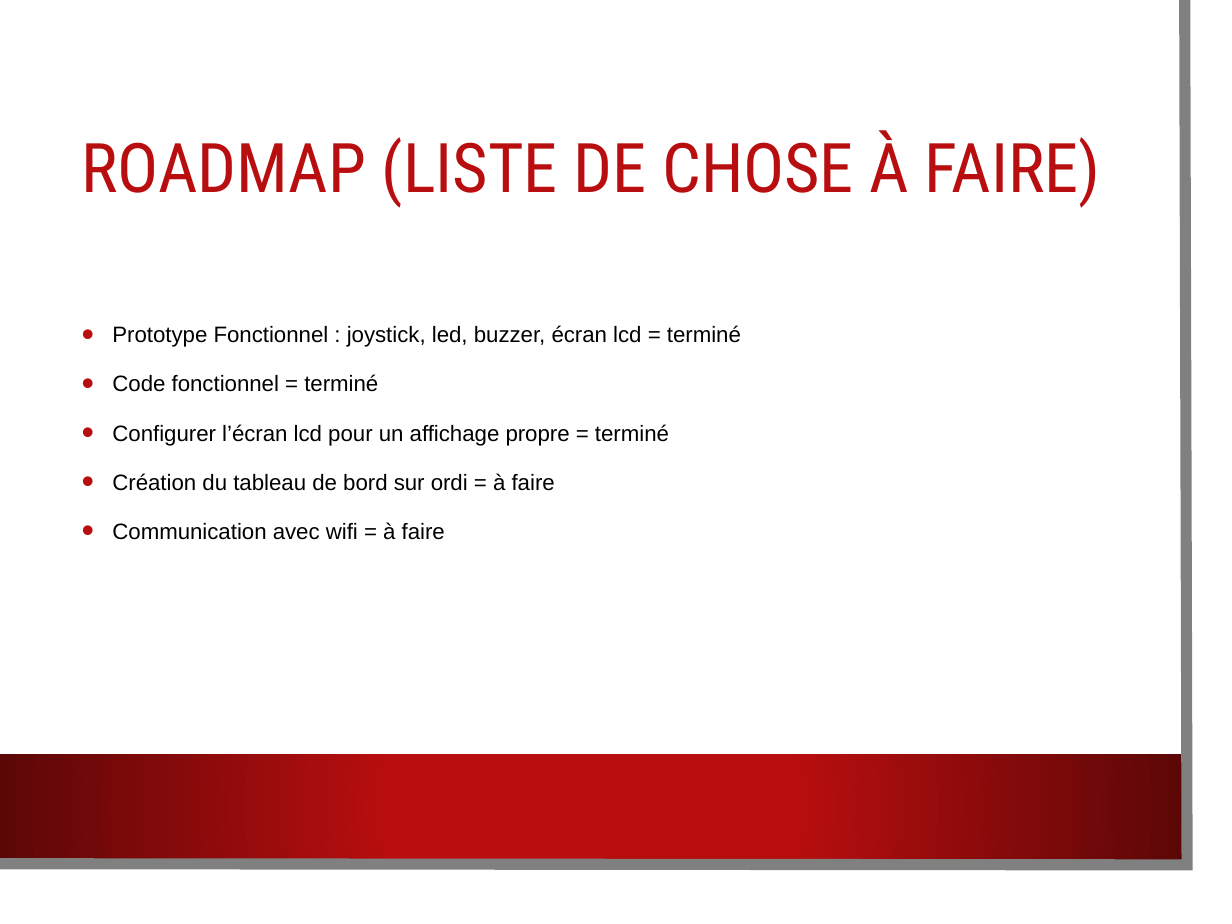
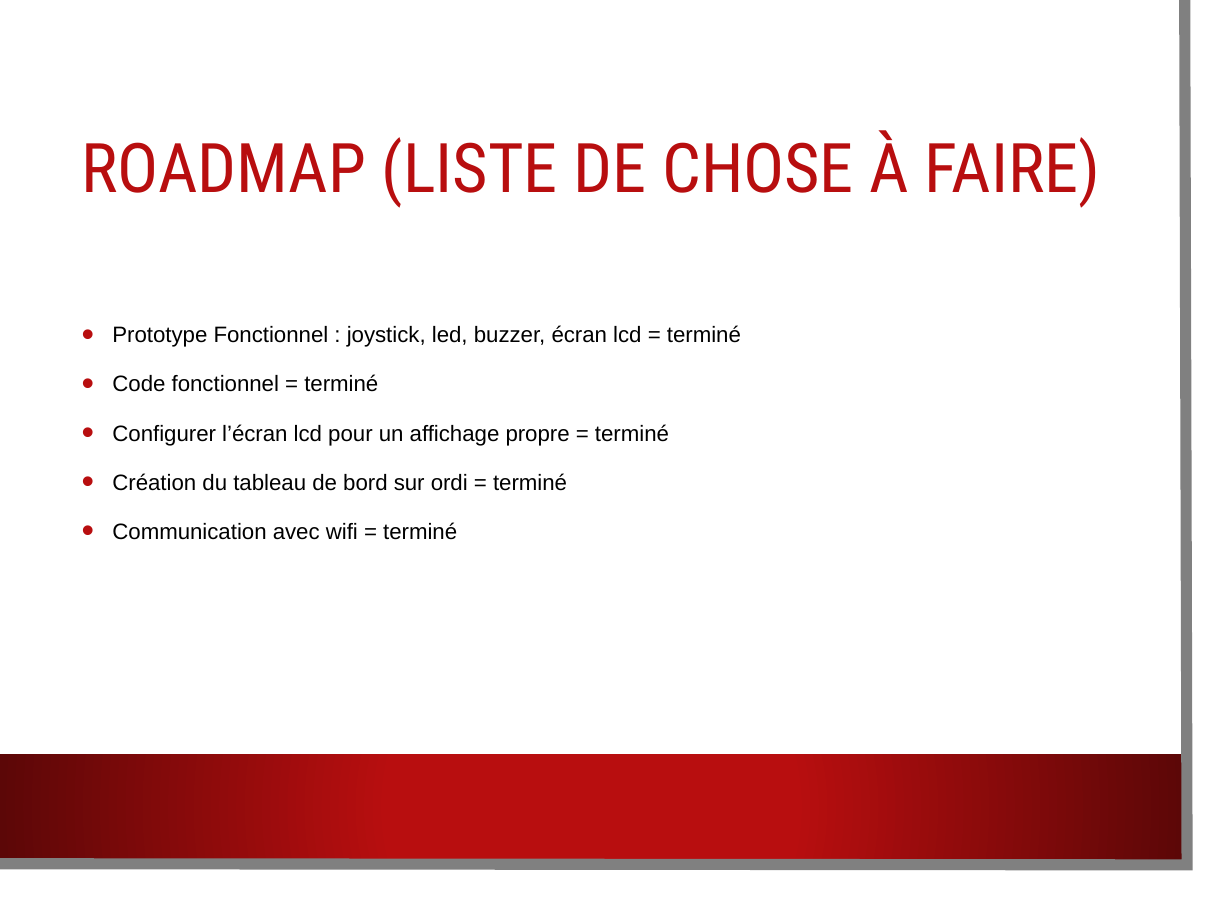
Before and after one commit to XDesroches/ESC_Objet, a slide deck: slide 12 of projet.pptx (slide 11 before the commit). Drawn at 1232x924 pixels with LibreOffice and Linux fonts; fonts in the diff are those of the drawing; background and template pictures are left out. Boxes give left, top, right and bottom in pixels: in the first picture for what was removed or moved away, otherwise in the second. Text is boxed around its words. In the diff, an @@ line names an element or a change of style, - is before the commit and + after.

```diff
--- a/projet.pptx
+++ b/projet.pptx
@@ text at bbox=[112, 473, 567, 540]: text changed @@
-• Création du tableau de bord sur ordi = à faire
-• Communication avec wifi = à faire
+• Création du tableau de bord sur ordi = terminé
+• Communication avec wifi = terminé
```
Also in this commit, not shown: 2 other slides changed, 1 slide added, 34 other files.
